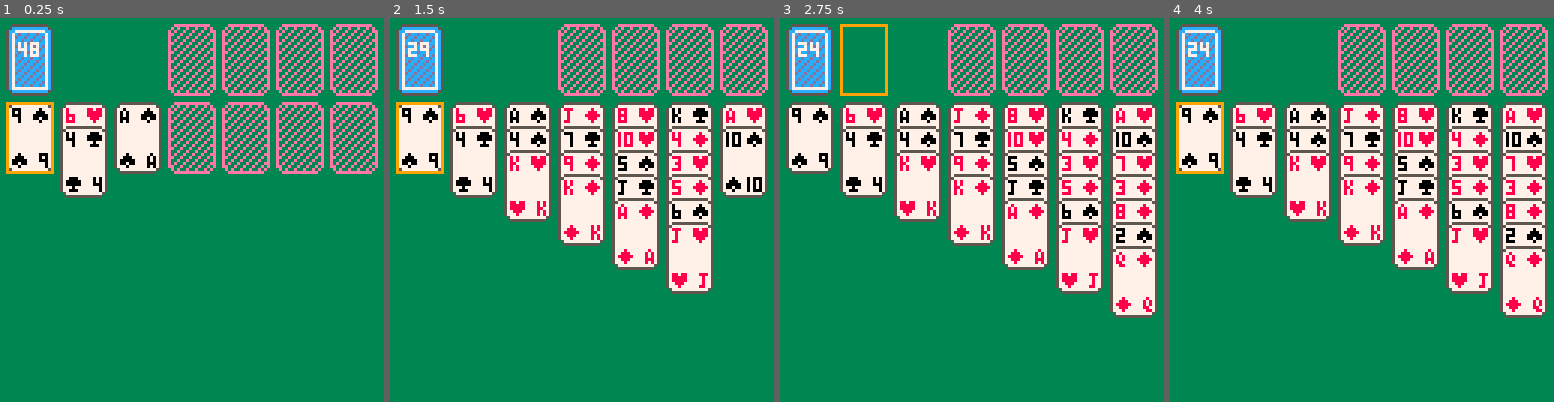
Above: before the commit, frames 1-4 (left to right).
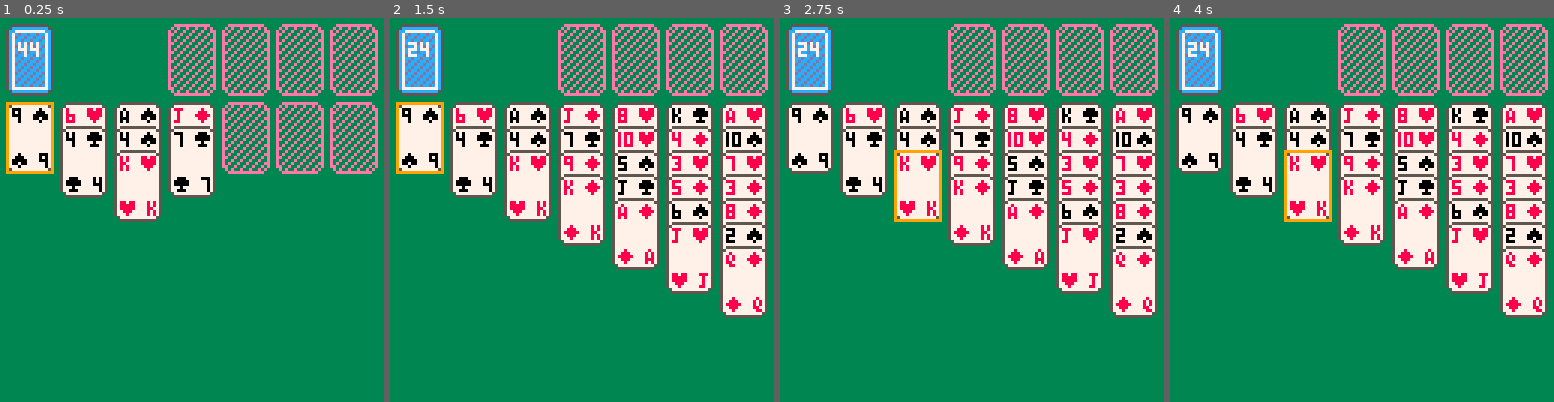
Above: after the commit, the same moments.

Repository: marcus-grant/pico8-kabafuda
Game: PICO-8 cartridge kabafuda.p8
Two runs of this game, one before a commit and one after it. Both use one fixed random seed, a clock stepped at 60 frames per second and the inputs below.
Inputs:
- Up to frame 1 (0.25 s): no input
- Up to frame 2 (1.5 s): no input
- Up to frame 3 (2.75 s): hold Right 1.6-2.1 s; hold Up 2.15-2.42 s; hold Right from 2.47 s (still down)
- Up to frame 4 (4 s): release Right at 3.03 s; hold Left 3.08-3.58 s; hold Down 3.63-3.97 s

The runs differ from the first frame. In frame 1, 5.3% of the frame differs, in the area x 7-57%, y 6-54%; in frame 2, 4.6%; in frame 3, 0.9%; in frame 4, 0.9%.

Commit message:
Ref: optimize cursor functions for 32 chars
- Replace max/min with explicit boundary checks
- Replace long ternaries with clear if statements
- Keep all lines under 32 character limit
- Maintain identical functionality

Diff:
--- a/kabafuda.p8
+++ b/kabafuda.p8
@@ -1,7 +1,7 @@
 pico-8 cartridge // http://www.pico-8.com
 version 43
 __lua__
--- tab0: main loop and initialization
+-- tab0: main
 
 -- layout constants
 TABLU_Y = 28 --yofset tablu part
@@ -11,11 +11,11 @@
  yoff_card = 24
 
  palt(0, false) -- render black
- palt(3, true)  -- d.grn tansp
+ palt(3, true)  -- d.grn transp.
  cls(3)         -- clear d.grn
  -- setup play board
- init_st()
- shuffle_stack()
+ init_gm()
+ shuffle()
 
  -- start dealing animation
  deal_cards()
@@ -25,40 +25,41 @@
 
 function _update()
  update_deal()
- -- only allow cursor movement after dealing is complete
- if not deal_state.active then
-  update_cursor()
+ -- only allow cursor movement
+ -- ...after dealing is complete
+ if not anim.active then
+  update_crs()
  end
 end
 
 function _draw()
  cls(3) -- clear to dark green
- spr_init_board() -- redraw board each frame
+ spr_init_board()--redraw board each frame
 
  -- draw dealt cards in tableaux
  for i=1,7 do
-  local tablu = stacks.tablu[i]
-  if #tablu > 0 then
-   for j=1,#tablu do
-    local card = tablu[j]
+  local tbl = sts.tbl[i]
+  if #tbl > 0 then
+   for j=1,#tbl do
+    local c = tbl[j]--tbl card
     local x = 2 + (i-1) * 18
-    local y = TABLU_Y + ((j-1) << 3)
-    spr_card(card.r, card.s, x, y)
+    local y=TABLU_Y+((j-1) << 3)
+    spr_card(c.r, c.s, x, y)
    end
   end
  end
 
  -- show stock count
- if #stacks.stock > 0 then
-  print(#stacks.stock, 6, 8, 7)
+ if #sts.sto > 0 then
+  print(#sts.sto, 6, 8, 7)
  end
 
  -- draw cursor
- draw_cursor()
+ draw_crs()
 end
 
 -->8
--- tab1: game state and data structures
+-- tab1: state
 
 -- suit constants (0-based for sprites)
 HRT, SPD, DIA, CLB = 0,1,2,3
@@ -69,87 +70,87 @@
 RJ,RQ,RK,RA = 11,12,13,14
 
 -- cursor state
-cursor = {
- area = "tablu",  -- "tablu" or "top" (stock/waste/foundations)
- tablu_idx = 1,   -- which tableau (1-7)
- card_idx = 1,    -- which card in tableau (1=top face-up card)
- top_pos = 0,     -- 0=stock, 1=waste, 2-5=foundations
- selected = false -- whether cards are selected
+crs = {--vvv--(stock/waste/foundations)
+ area = "tbl",--tbl|top ^^^
+ tbl_i = 1,   --which tableau(1-7)
+ card_i = 1,  --which tableau card?(1=top face-up card)
+ top_pos = 0, --0=stock, 1=waste, 2-5=foundations
+ selected = false--card sel?
 }
 
-stacks = {}
-deal_state = {
+sts = {}
+anim = {
  active = false,
- tablu_idx = 1,   -- current tableau (1-based)
- card_idx = 0,    -- current card in tableau
- timer = 0,       -- animation timer
- delay = 2        -- frames between deals (doubled speed)
+ tbl_i = 1, --curr. tableau (1-based)
+ card_i = 0,--curr. card in tableau
+ timer = 0, --animation timer
+ delay = 1  --frames btwn deals
 }
 
-function init_st()
+function init_gm()
  --(re)init stacks global state
- stacks = {
-  stock = {},
+ sts = {
+  sto = {},
   waste = {},
-  found = {{}, {}, {}, {}},
-  tablu = {{}, {}, {}, {}, {}, {}, {}}
+  fnd = {{}, {}, {}, {}},
+  tbl={{},{},{},{},{},{},{}}
  }
 
  --populate stock w/ all cards
  for s=HRT,CLB do
   for r=R2,RA do
-   add(stacks.stock, {r=r, s=s})
+   add(sts.sto, {r=r, s=s})
   end
  end
 end
 
 function deal_cards()
  --start dealing animation
- deal_state.active = true
- deal_state.tablu_idx = 1
- deal_state.card_idx = 0
- deal_state.timer = 0
+ anim.active = true
+ anim.tbl_i = 1
+ anim.card_i = 0
+ anim.timer = 0
 end
 
 function update_deal()
- if not deal_state.active then
+ if not anim.active then
   return
  end
 
- deal_state.timer += 1
- if deal_state.timer < deal_state.delay then
+ anim.timer += 1
+ if anim.timer < anim.delay then
   return
  end
 
  -- time to deal next card
- deal_state.timer = 0
+ anim.timer = 0
 
  -- deal card to current tableau
- local card = stacks.stock[#stacks.stock]
- local ti = deal_state.tablu_idx
- del(stacks.stock, card)
- add(stacks.tablu[ti], card)
+ local card = sts.sto[#sts.sto]
+ local ti = anim.tbl_i
+ del(sts.sto, card)
+ add(sts.tbl[ti], card)
 
  -- move to next card in tableau
- deal_state.card_idx += 1
+ anim.card_i += 1
 
  -- check if tableau is full
- local target_count = ti
- if deal_state.card_idx >= target_count then
+ local tbl_totl = ti
+ if anim.card_i >= tbl_totl then
   -- move to next tableau
-  deal_state.tablu_idx += 1
-  deal_state.card_idx = 0
+  anim.tbl_i += 1
+  anim.card_i = 0
 
   -- check if all tableaux dealt
-  if deal_state.tablu_idx > 7 then
-   deal_state.active = false
-  end
- end
-end
-
-function shuffle_stack(st)
+  if anim.tbl_i > 7 then
+   anim.active = false
+  end
+ end
+end
+
+function shuffle(st)
  if st == nil then
-  st = stacks.stock
+  st = sts.sto
  end
  local tmp = 0
  local i = #st
@@ -168,7 +169,7 @@
 
 function spr_card(rank,suit,x,y)
  --draws 2x3 card sprite
- --rank:R2-RA,suit: HRT,SPD,DIA,CLB
+ --rank:R2-RA,suit:HRT,SPD,DIA,CLB
 
  local blk = suit&1==1
  local rtop = blk and 32 or 0
@@ -190,10 +190,10 @@
  spr(rbot+rank, x+8, y+16)
 end
 
-function spr_stack(st)
+function spr_st(st)
  --
  if st == nil then
-	st = stacks.stock
+	st = sts.sto
  end
  x = 0
  y = 0
@@ -209,7 +209,7 @@
 	x += 16
  end
  msg = "num cards: "
- msg = msg..#stacks.stock
+ msg = msg..#sts.sto
  print(msg,8,104,4)
 end
 
@@ -263,7 +263,7 @@
  sspr(0,32,16,24,p[1],p[2])
 end
 
-function sprfound(n)
+function sprfnd(n)
  --draw 2x3 sprs for
  --found stack markers
  --param n is num of ace mark
@@ -273,13 +273,13 @@
  sspr(16,32,16,24,p[1],p[2])
 end
 
-function sprtablu(n)
+function sprtbl(n)
  --draw 2x3 sprs for...
  --...frecell markings (0..6)
  local marg = 2 --margin to scr
  local pad = 2 --between marks
  local posx = marg
- local posy = TABLU_Y --y for all marks
+ local posy = TABLU_Y --all marks
  posx += (n * (pad + 16))
  sspr(16,32,16,24,posx,posy)
 end
@@ -287,118 +287,147 @@
 function spr_init_board()
  spr_deckback()
  for i=0,3 do
-  sprfound(i)
+  sprfnd(i)
  end
  for i=0,6 do
-  sprtablu(i)
+  sprtbl(i)
  end
 end
 
 -->8
 -- tab3: input
 
-function update_cursor()
- -- handle cursor movement with d-pad
+function update_crs()
+ -- handle cursor movement w/ dpad
  if btnp(0) then -- left
-  move_cursor_left()
+  move_crs_left()
  elseif btnp(1) then -- right
-  move_cursor_right()
+  move_crs_right()
  elseif btnp(2) then -- up
-  move_cursor_up()
+  move_crs_up()
  elseif btnp(3) then -- down
-  move_cursor_down()
- end
-end
-
-function move_cursor_left()
- if cursor.area == "tablu" then
-  cursor.tablu_idx = max(1, cursor.tablu_idx - 1)
-  local tablu = stacks.tablu[cursor.tablu_idx]
-  cursor.card_idx = #tablu > 0 and #tablu or 1 -- reset to top card (last in table)
- elseif cursor.area == "top" then
-  cursor.top_pos = max(0, cursor.top_pos - 1)
- end
-end
-
-function move_cursor_right()
- if cursor.area == "tablu" then
-  cursor.tablu_idx = min(7, cursor.tablu_idx + 1)
-  local tablu = stacks.tablu[cursor.tablu_idx]
-  cursor.card_idx = #tablu > 0 and #tablu or 1 -- reset to top card (last in table)
- elseif cursor.area == "top" then
-  cursor.top_pos = min(5, cursor.top_pos + 1)
- end
-end
-
-function move_cursor_up()
- if cursor.area == "tablu" then
-  local tablu = stacks.tablu[cursor.tablu_idx]
-  if #tablu == 0 then
-   -- empty tableau, go to top area
-   cursor.area = "top"
-   cursor.top_pos = 0
-  elseif cursor.card_idx == 1 then
-   -- at first card (top visually), go to top area
-   cursor.area = "top"
-   cursor.top_pos = 0
+  move_crs_down()
+ end
+end
+
+function move_crs_left()
+ if crs.area == "tbl" then
+  crs.tbl_i -= 1
+  if crs.tbl_i < 1 then
+   crs.tbl_i = 1
+  end
+  local tbl = sts.tbl[crs.tbl_i]
+  crs.card_i = 1
+  if #tbl > 0 then
+   crs.card_i = #tbl
+  end
+ elseif crs.area == "top" then
+  crs.top_pos -= 1
+  if crs.top_pos < 0 then
+   crs.top_pos = 0
+  end
+ end
+end
+
+function move_crs_right()
+ if crs.area == "tbl" then
+  crs.tbl_i += 1
+  if crs.tbl_i > 7 then
+   crs.tbl_i = 7
+  end
+  local tbl = sts.tbl[crs.tbl_i]
+  crs.card_i = 1
+  if #tbl > 0 then
+   crs.card_i = #tbl
+  end
+ elseif crs.area == "top" then
+  crs.top_pos += 1
+  if crs.top_pos > 5 then
+   crs.top_pos = 5
+  end
+ end
+end
+
+function move_crs_up()
+ if crs.area == "tbl" then
+  local tbl = sts.tbl[crs.tbl_i]
+  if #tbl == 0 then
+   crs.area = "top"
+   crs.top_pos = 0
+  elseif crs.card_i == 1 then
+   crs.area = "top"
+   crs.top_pos = 0
   else
-   -- move up visually (towards lower index, higher Y position)
-   cursor.card_idx = max(1, cursor.card_idx - 1)
-  end
- end
- -- if already in top area, stay there
-end
-
-function move_cursor_down()
- if cursor.area == "top" then
-  -- move to tableau area
-  cursor.area = "tablu"
-  local tablu = stacks.tablu[cursor.tablu_idx]
-  cursor.card_idx = #tablu > 0 and #tablu or 1 -- go to bottom card (last in table)
- elseif cursor.area == "tablu" then
-  local tablu = stacks.tablu[cursor.tablu_idx]
-  if #tablu == 0 then
-   return -- can't move down in empty tableau
-  end
-
-  -- move down visually (towards higher index, lower Y position)
-  cursor.card_idx = min(#tablu, cursor.card_idx + 1)
- end
-end
-
-function draw_cursor()
- -- TODO: replace rect with cursor sprite when available
- -- draws 16x24 cursor rectangle at current position
- local x, y = get_cursor_pos()
- local color = cursor.selected and 2 or 9 -- dark purple if selected, orange if not
+   crs.card_i -= 1
+   if crs.card_i < 1 then
+    crs.card_i = 1
+   end
+  end
+ end
+end
+
+function move_crs_down()
+ if crs.area == "top" then
+  crs.area = "tbl"
+  local tbl = sts.tbl[crs.tbl_i]
+  crs.card_i = 1
+  if #tbl > 0 then
+   crs.card_i = #tbl
+  end
+ elseif crs.area == "tbl" then
+  local tbl = sts.tbl[crs.tbl_i]
+  if #tbl == 0 then
+   return
+  end
+  crs.card_i += 1
+  if crs.card_i > #tbl then
+   crs.card_i = #tbl
+  end
+ end
+end
+
+function draw_crs()
+ --TODO: replace rect with
+ --cursor sprite when avail.
+ --draws 2x3 cursor rectangle
+ --@ current position
+ local x, y = get_crs_pos()
+ local color = 9 -- orange
+ if crs.selected then --if selct
+  color = 2 --...d.purple
+ end
  rect(x, y, x+15, y+23, color)
 end
 
-function get_cursor_pos()
- if cursor.area == "top" then
-  if cursor.top_pos == 0 then
+function get_crs_pos()
+ if crs.area == "top" then
+  if crs.top_pos == 0 then
    -- stock position
    return 2, 2
-  elseif cursor.top_pos == 1 then
-   -- waste position (next to stock)
+  elseif crs.top_pos == 1 then
+   --waste pos. (next to stock)
    return 20, 2
   else
-   -- foundation position (2-5 maps to foundations 1-4)
-   local foundation_idx = cursor.top_pos - 2
+   -- foundation position
+   -- (2-5 to foundations 1-4)
+   local fnd_i = crs.top_pos - 2
    local pad = 2
-   local offs = (pad + 16) * foundation_idx
+   local offs = (pad+16) * fnd_i
    return 56 + offs, 2
   end
  else
   -- tableau position
-  local x = 2 + (cursor.tablu_idx - 1) * 18
-  local tablu = stacks.tablu[cursor.tablu_idx]
-  if #tablu == 0 then
-   -- empty tableau, position at tableau mark
+  local x = 2
+  x += (crs.tbl_i - 1) * 18
+  local tbl = sts.tbl[crs.tbl_i]
+  if #tbl == 0 then
+   -- empty tableau,
+   -- position at tableau mark
    return x, TABLU_Y
   else
    -- position at selected card
-   local y = TABLU_Y + ((cursor.card_idx - 1) << 3)
+   local y = TABLU_Y
+   y += (crs.card_i-1) << 3
    return x, y
   end
  end
